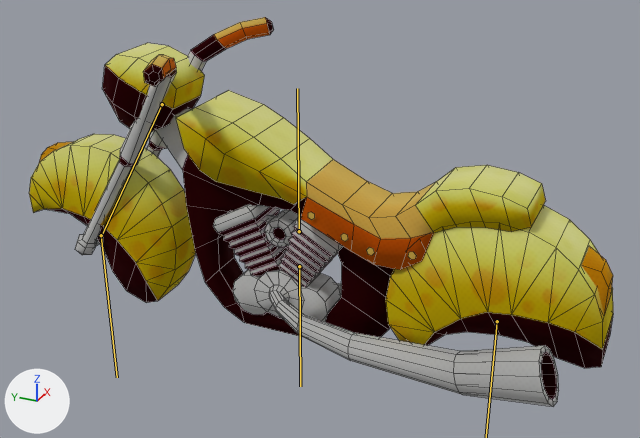
The FBX model Kart Proj/Assets/Characters/John Rato/Vehicle/RatoBike.fbx, before and after one commit.
The view is the same before and after, from a 50 mm lens placed at (-2.188, -1.053, 1.513), pointed at (0.015, -0.062, 0.411). The lights are fixed; the arrows at lower left show +X, +Y and +Z. The bones that bend it are drawn over the model as lines. Mesh edges are drawn as thin lines.

Objects in the first picture: 'Bike'.
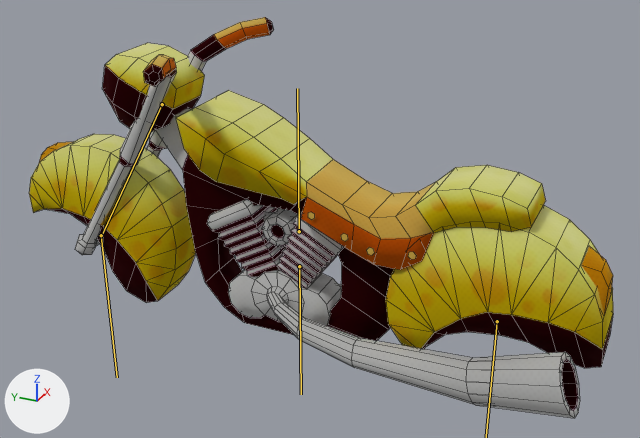
The newer file adds an action. The first version stands in its rest pose; the second is drawn at frame 3 of the action 'Obj_RatoBike|Motor'.

The change in detail:
Bone 'Engine' (bone_engine) is rescaled from (1.0, 1.0, 1.0) to (1.07, 1.07, 1.07).

Location of each change, [x1, y1, x2, y2] in pixels of the pictures (640 x 438 px):
'Bike', posed
    before: [29, 17, 613, 406]
    after: [29, 17, 613, 418]
bone 'Engine', root to tip
    before: (299, 266) to (300, 386)
    after: (299, 266) to (301, 394)
